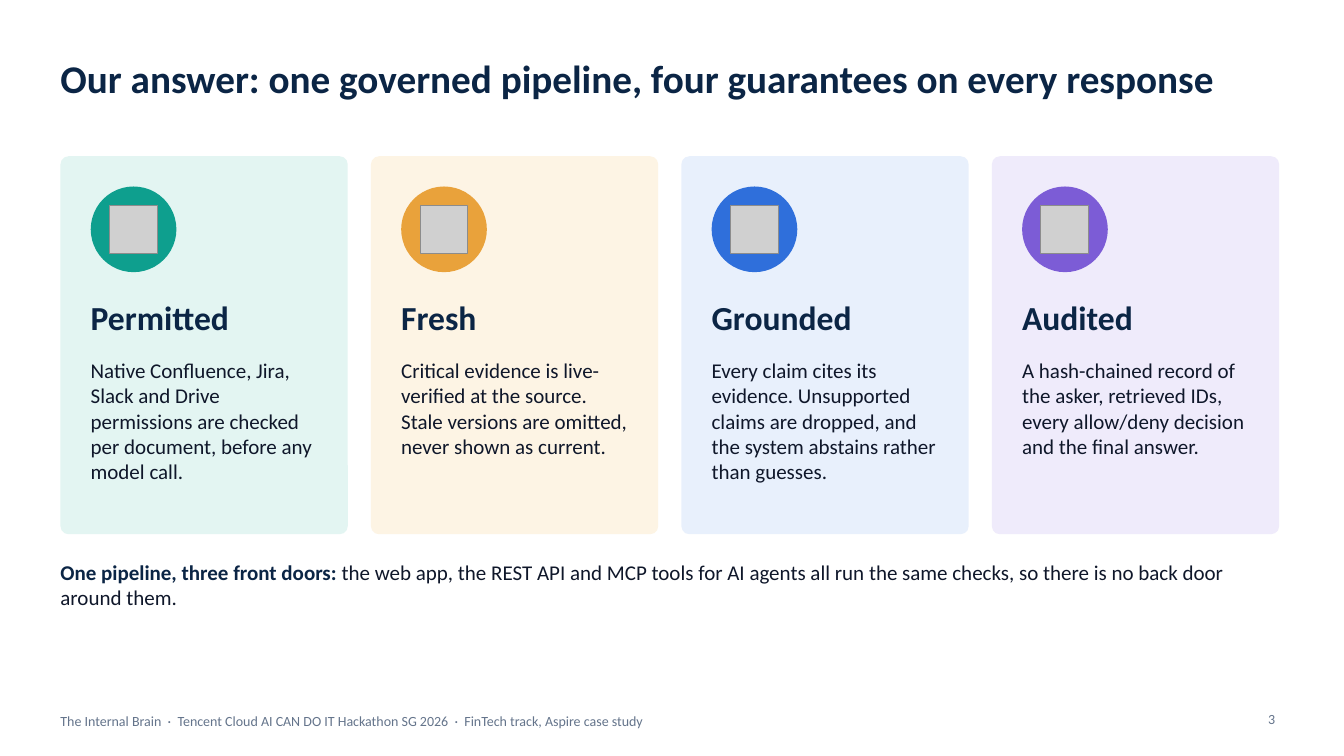
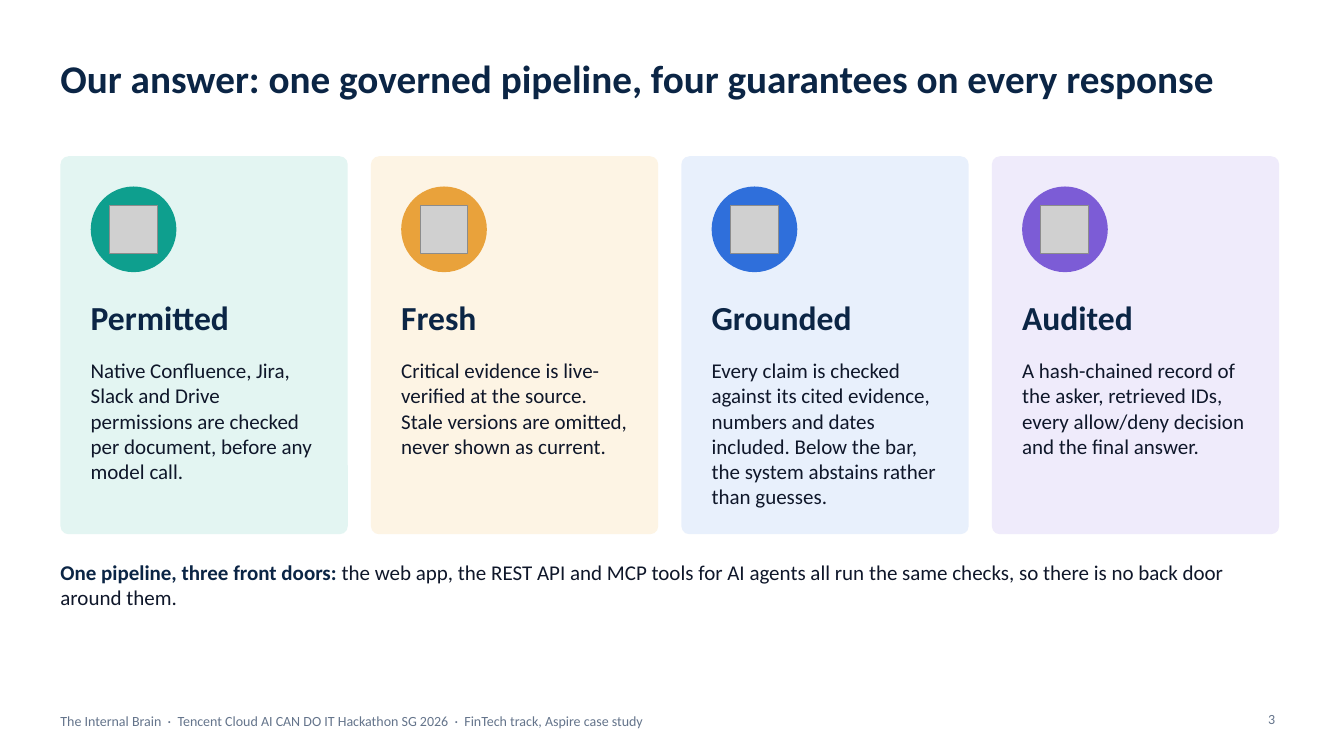
Before and after one commit to pavan2184/tencent-hack, a slide deck: slide 3 of docs/presentations/internal-brain-architecture.pptx. Drawn at 1344x756 pixels with LibreOffice and Linux fonts; fonts in the diff are those of the drawing; grey boxes stand for pictures. Boxes give left, top, right and bottom in pixels: in the first picture for what was removed or moved away, otherwise in the second. Text is boxed around its words. In the diff, an @@ line names an element or a change of style, - is before the commit and + after.

```diff
--- a/docs/presentations/internal-brain-architecture.pptx
+++ b/docs/presentations/internal-brain-architecture.pptx
@@ text at [712, 363, 936, 508]: text changed @@
-Every claim cites its evidence. Unsupported claims are dropped, and the system abstains rather than guesses.
+Every claim is checked against its cited evidence, numbers and dates included. Below the bar, the system abstains rather than guesses.
```
Also in this commit, not shown: 2 other slides changed, 1 other file.
